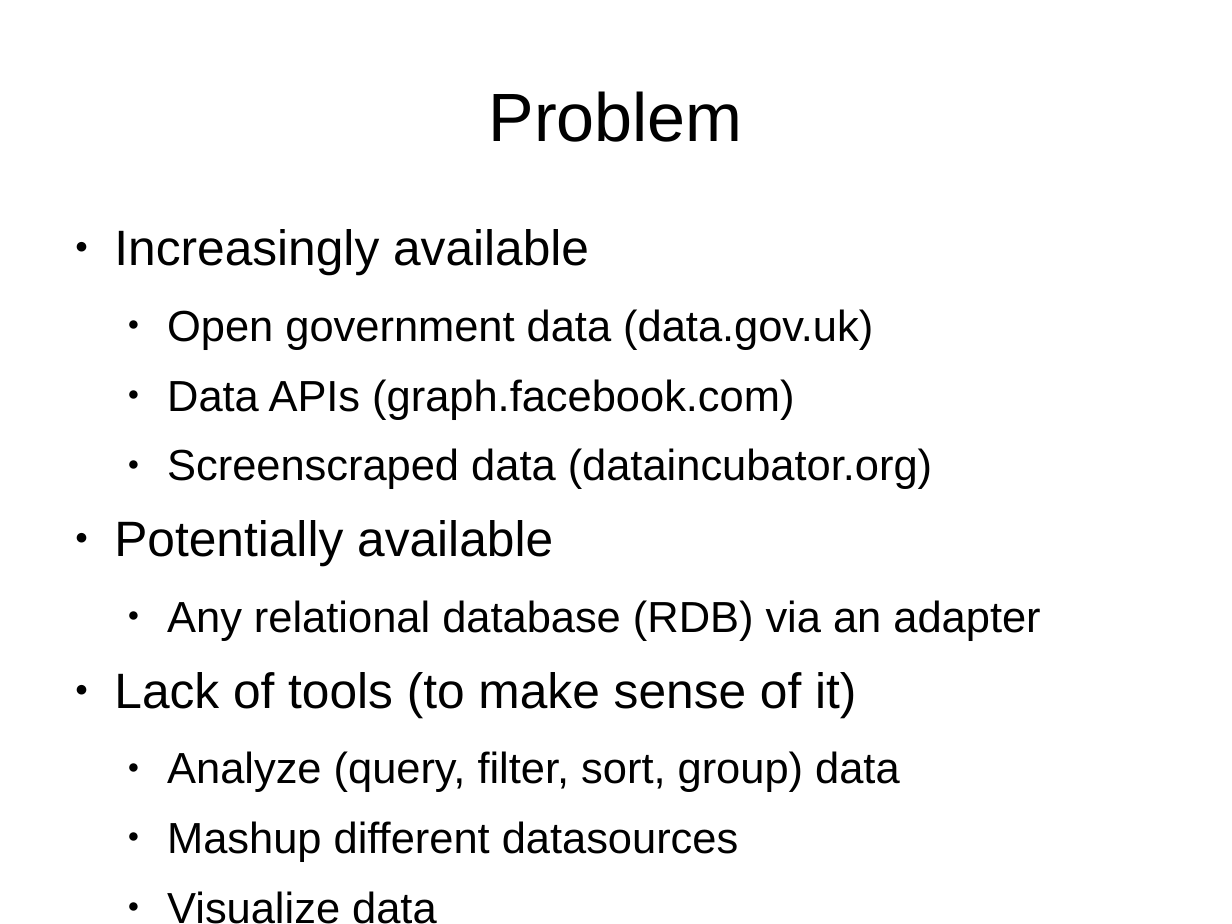
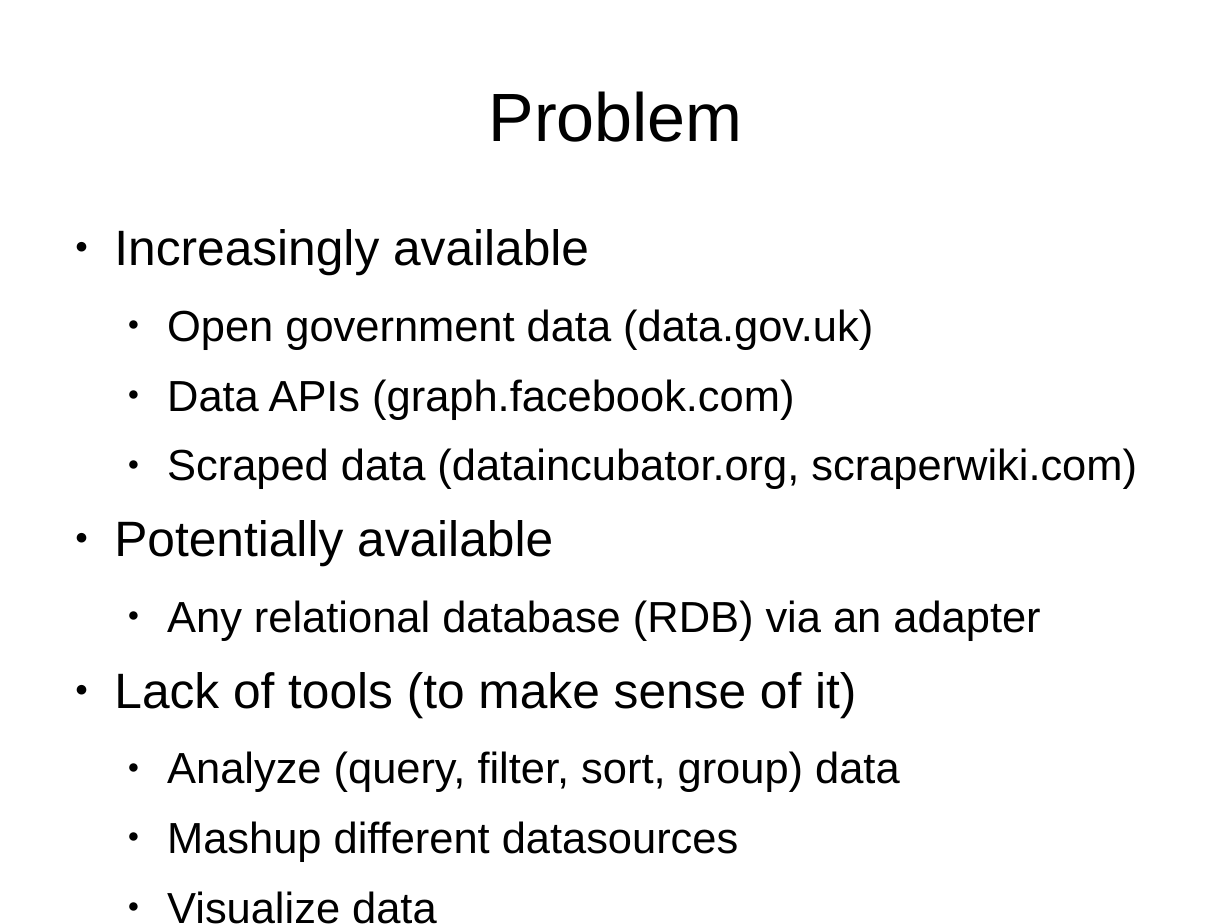
Before and after one commit to AtomGraph/Web-Client, a slide deck: slide 2 of web/docs/presentation.odp. Drawn at 1232x924 pixels with LibreOffice and Linux fonts; fonts in the diff are those of the drawing. Boxes give left, top, right and bottom in pixels: in the first picture for what was removed or moved away, otherwise in the second. Text is boxed around its words. In the diff, an @@ line names an element or a change of style, - is before the commit and + after.

```diff
--- a/web/docs/presentation.odp
+++ b/web/docs/presentation.odp
@@ text at (167, 448, 1137, 489): text changed @@
-  ● Screenscraped data (dataincubator.org)
+  ● Scraped data (dataincubator.org, scraperwiki.com)
```
Also in this commit, not shown: 1 other slide changed, 2 slides added, 1 slide removed, 4 other files.
